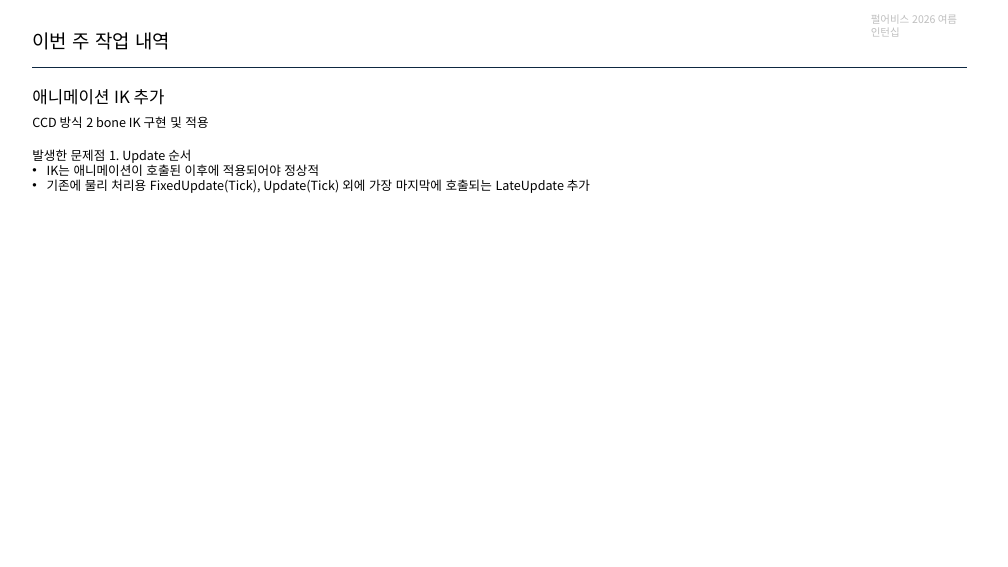
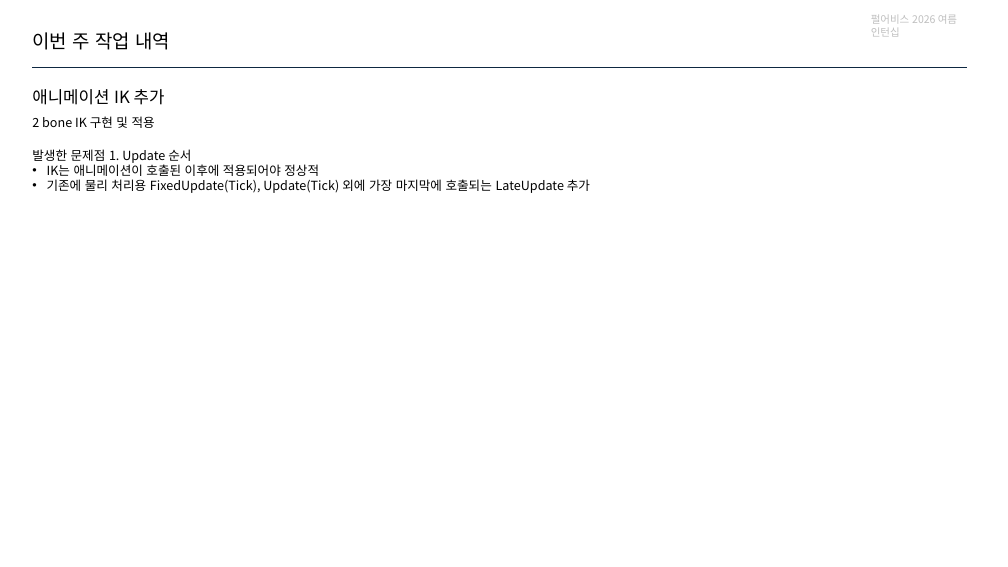
Before and after one commit to jhk0701/PA26-Character-Animation-Parkour, a slide deck: slide 5 of PPT/week5.pptx. Drawn at 1008x567 pixels with LibreOffice and Linux fonts; fonts in the diff are those of the drawing. Boxes give left, top, right and bottom in pixels: in the first picture for what was removed or moved away, otherwise in the second. Text is boxed around its words. In the diff, an @@ line names an element or a change of style, - is before the commit and + after.

Commit message:
Fix: CorrectMotion 시, 제외한 축에 대한 이전 기준값 적용

```diff
--- a/PPT/week5.pptx
+++ b/PPT/week5.pptx
@@ text at [32, 116, 155, 128]: text changed @@
-CCD 방식 2 bone IK 구현 및 적용
+2 bone IK 구현 및 적용
```
Also in this commit, not shown: 6 other slides changed, 6 other files.
